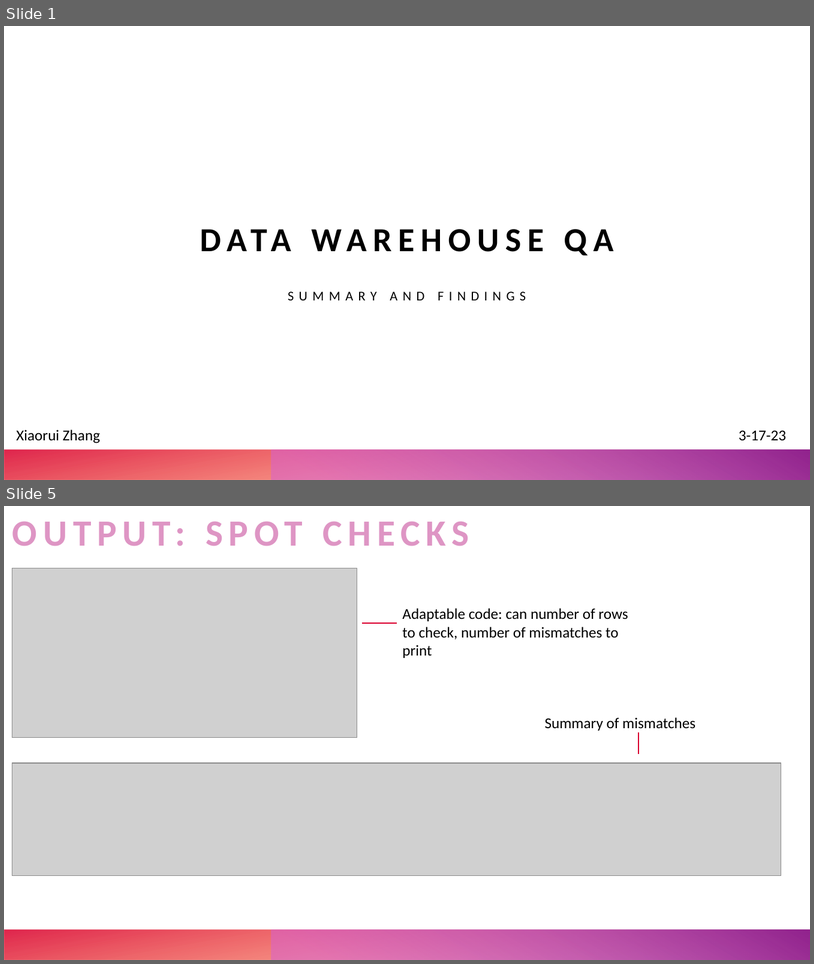
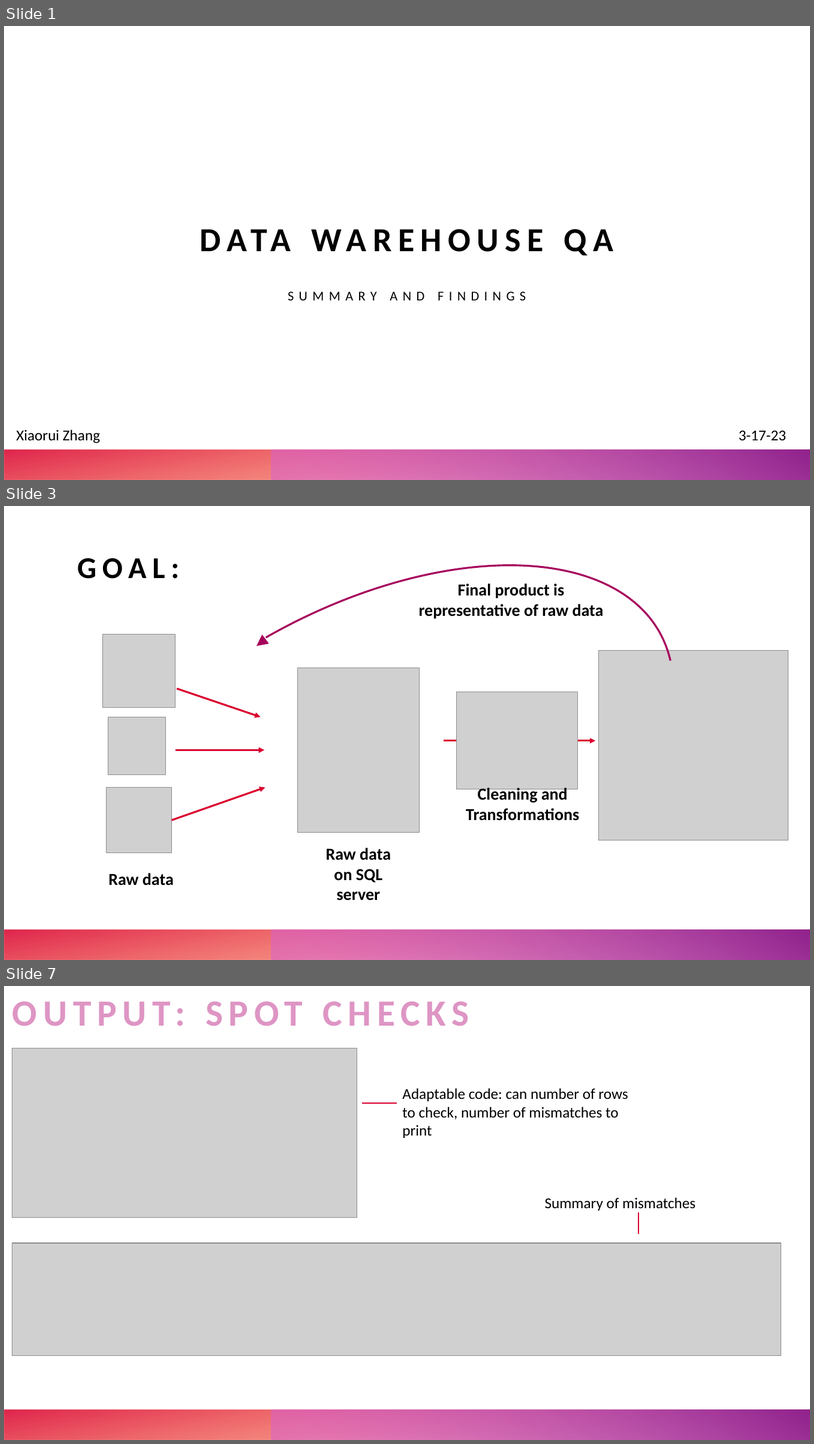
Before and after one commit to UTHealthCHCD-TACC/uthealth-dw, a slide deck: greenplum/datawarehouse/documentation/data-warehouse-QA-summary.pptx. Shown one above the other, each under a label of ours: slides 1 and 5 before the commit, slides 1, 3 and 7 after it; the slides between them are not shown. The pictures are 814x964 and 814x1444 pixels, drawn with LibreOffice and Linux fonts; fonts in the diff are those of the drawing; grey boxes stand for pictures. Boxes give left, top, right and bottom in pixels: in the first picture for what was removed or moved away, otherwise in the second. Text is boxed around its words. In the diff, an @@ line names an element or a change of style, - is before the commit and + after.

```diff
--- a/greenplum/datawarehouse/documentation/data-warehouse-QA-summary.pptx
+++ b/greenplum/datawarehouse/documentation/data-warehouse-QA-summary.pptx
@@ slide 3 added at bbox=[4, 506, 810, 960], background #FFFFFF; not listed: 2 template elements that a slide beside it also shows @@
@@ arc (boxed as its full ellipse) added at bbox=[4, 506, 751, 960], outline #A6025C 2.25 pt @@
@@ title added at bbox=[77, 558, 179, 579], 36 pt, text #000000, bold @@
+GOAL:
@@ text added at bbox=[419, 583, 604, 619], 20 pt, text #000000, bold @@
+Final product is representative of raw data
@@ picture added at bbox=[102, 634, 175, 707] @@
@@ arrow added from (265, 640) to (257, 646), #A6025C 4.5 pt @@
@@ picture added at bbox=[298, 667, 420, 832] @@
@@ picture added at bbox=[599, 651, 789, 840] @@
@@ arrow added from (177, 688) to (260, 717), #DA002F 2.25 pt @@
@@ picture added at bbox=[456, 692, 578, 789] @@
@@ picture added at bbox=[108, 717, 165, 774] @@
@@ arrow added from (175, 750) to (265, 750), #DA002F 2.25 pt @@
@@ arrow added from (444, 741) to (596, 741), #DA002F 2.25 pt @@
@@ picture added at bbox=[106, 787, 171, 853] @@
@@ arrow added from (171, 820) to (266, 787), #DA002F 2.25 pt @@
@@ text added at bbox=[466, 787, 579, 820], 20 pt, text #000000, bold @@
+Cleaning and Transformations
@@ text added at bbox=[326, 847, 391, 900], 20 pt, text #000000, bold @@
+Raw data on SQL server
@@ text added at bbox=[108, 873, 174, 885], 20 pt, text #000000, bold @@
+Raw data
@@ what was slide 5 is now slide 7 @@
```
Also in this commit, not shown: 6 slides changed, 7 other slides added, 3 slides removed, 6 other files.
